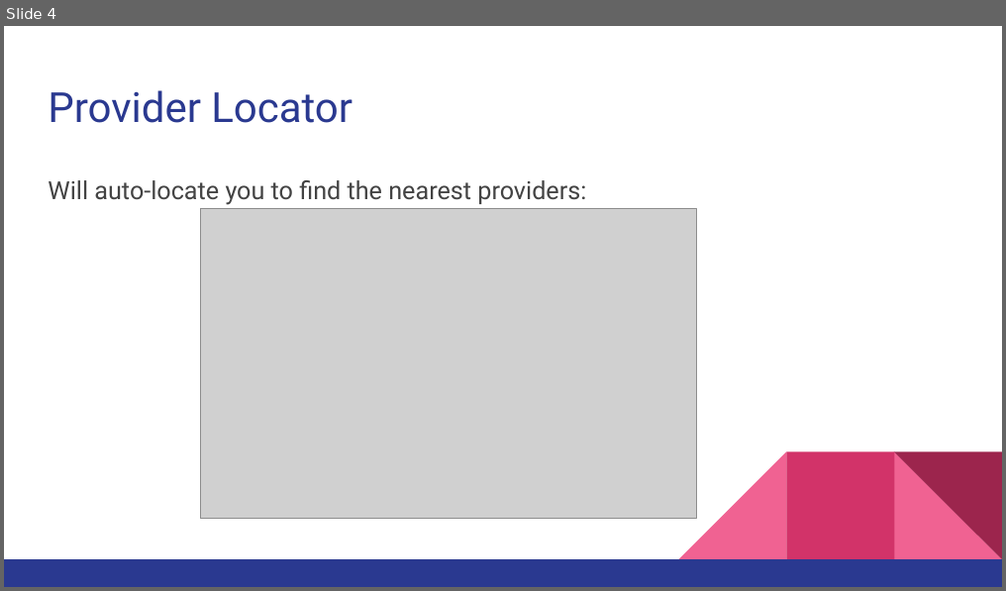
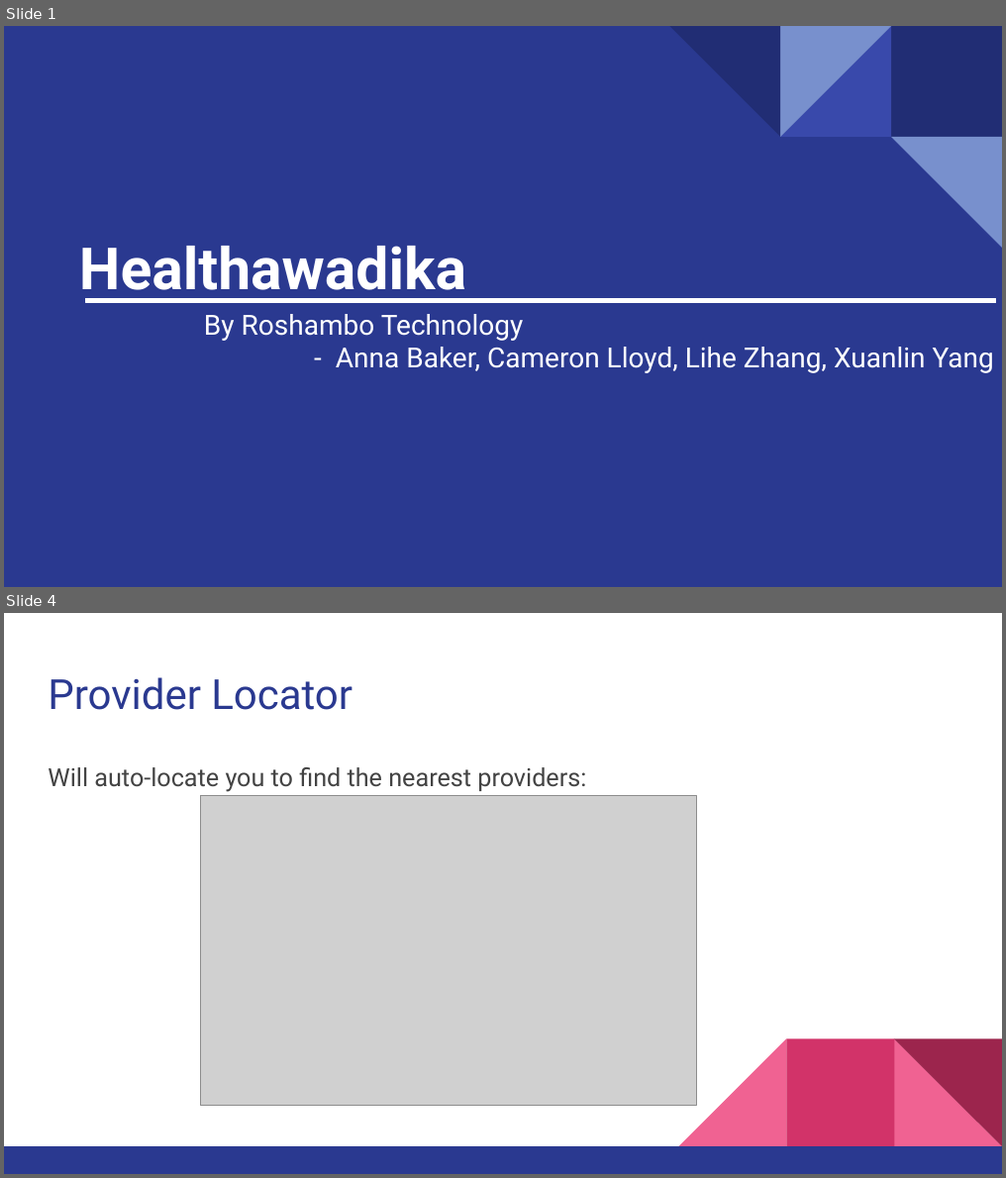
Before and after one commit to 2015au-1730/RoshamboProject06, a slide deck: Presentation.pptx. Shown one above the other, each under a label of ours: slide 4 before the commit, slides 1 and 4 after it; the slides between them are not shown. The pictures are 1006x591 and 1006x1178 pixels, drawn with LibreOffice and Linux fonts; fonts in the diff are those of the drawing; grey boxes stand for pictures. Boxes give left, top, right and bottom in pixels: in the first picture for what was removed or moved away, otherwise in the second. Text is boxed around its words. In the diff, an @@ line names an element or a change of style, - is before the commit and + after.

```diff
--- a/Presentation.pptx
+++ b/Presentation.pptx
@@ slide 1 added at [4, 26, 1002, 587], background #2A3990 @@
@@ group added at [669, 26, 1002, 248]: 4 right triangles, 1 rectangle @@
@@ title added at [79, 246, 466, 303], 42 pt, text #FFFFFF, bold @@
+Healthawadika
@@ rectangle added at [86, 299, 996, 303], fill #FFFFFF, outline #FFFFFF 0.75 pt @@
@@ subtitle added at [204, 314, 994, 373], 20 pt, text #FFFFFF @@
+By Roshambo Technology
+- Anna Baker, Cameron Lloyd, Lihe Zhang, Xuanlin Yang
```
Also in this commit, not shown: 2 slides changed, 8 other slides added, 4 slides removed.
